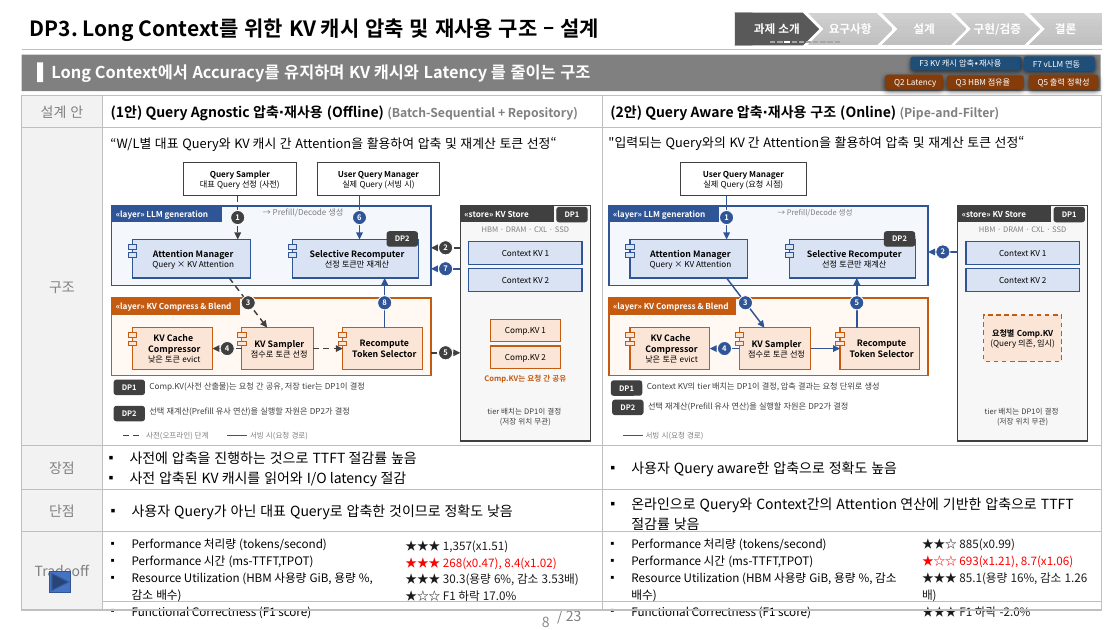
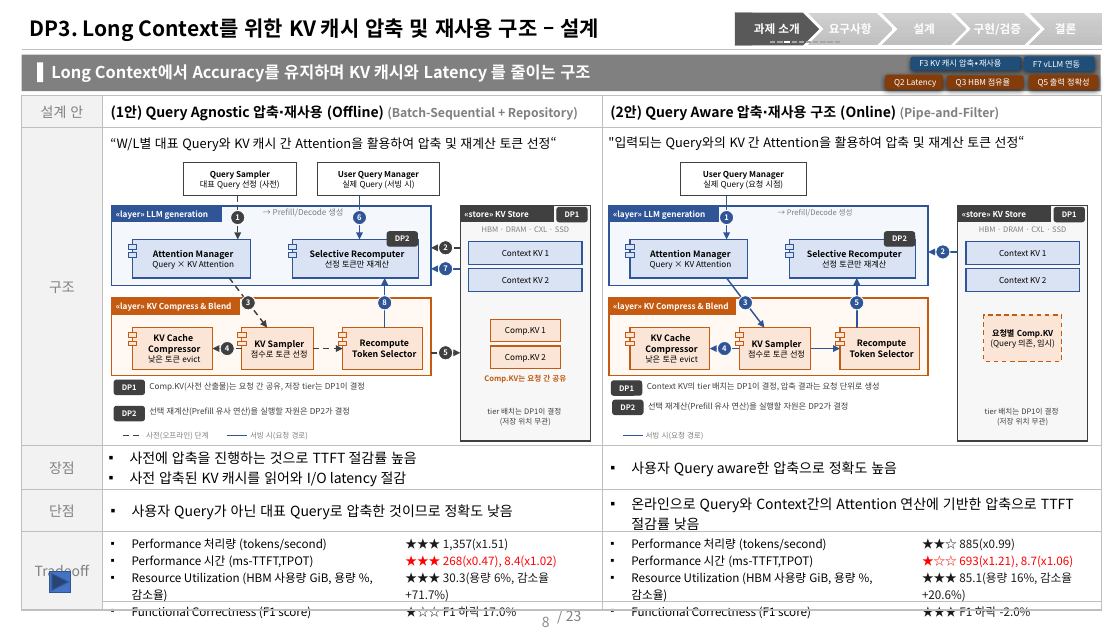
Before and after one commit to mkim0628/vllm, a slide deck: slide 8 of doc-mk/DP-overview-qa-unified.pptx. Drawn at 1120x630 pixels with LibreOffice and Linux fonts; fonts in the diff are those of the drawing. Boxes give left, top, right and bottom in pixels: in the first picture for what was removed or moved away, otherwise in the second. Text is boxed around its words. In the diff, an @@ line names an element or a change of style, - is before the commit and + after.

```diff
--- a/doc-mk/DP-overview-qa-unified.pptx
+++ b/doc-mk/DP-overview-qa-unified.pptx
@@ table at box(22, 95, 1102, 622) @@
-row 5: Tradeoff | Performance 처리량 (tokens/second) / Performance 시간 (ms-TTFT,TPOT) / Resource Utilization (HBM 사용량 GiB, 용량 %, 감소 배수) / Functional Correctness (F1 score) | ★★★ 1,357(x1.51) / ★★★ 268(x0.47), 8.4(x1.02) / ★★★ 30.3(용량 6%, 감소 3.53배) / ★☆☆ F1 하락 17.0% | Performance 처리량 (tokens/second) / Performance 시간 (ms-TTFT,TPOT) / Resource Utilization (HBM 사용량 GiB, 용량 %, 감소 배수) / Functional Correctness (F1 score) | ★★☆ 885(x0.99) / ★☆☆ 693(x1.21), 8.7(x1.06) / ★★★ 85.1(용량 16%, 감소 1.26배) / ★★★ F1 하락 -2.0%
+row 5: Tradeoff | Performance 처리량 (tokens/second) / Performance 시간 (ms-TTFT,TPOT) / Resource Utilization (HBM 사용량 GiB, 용량 %, 감소율) / Functional Correctness (F1 score) | ★★★ 1,357(x1.51) / ★★★ 268(x0.47), 8.4(x1.02) / ★★★ 30.3(용량 6%, 감소율 +71.7%) / ★☆☆ F1 하락 17.0% | Performance 처리량 (tokens/second) / Performance 시간 (ms-TTFT,TPOT) / Resource Utilization (HBM 사용량 GiB, 용량 %, 감소율) / Functional Correctness (F1 score) | ★★☆ 885(x0.99) / ★☆☆ 693(x1.21), 8.7(x1.06) / ★★★ 85.1(용량 16%, 감소율 +20.6%) / ★★★ F1 하락 -2.0%
```
Also in this commit, not shown: 11 other slides changed, 6 other files.
